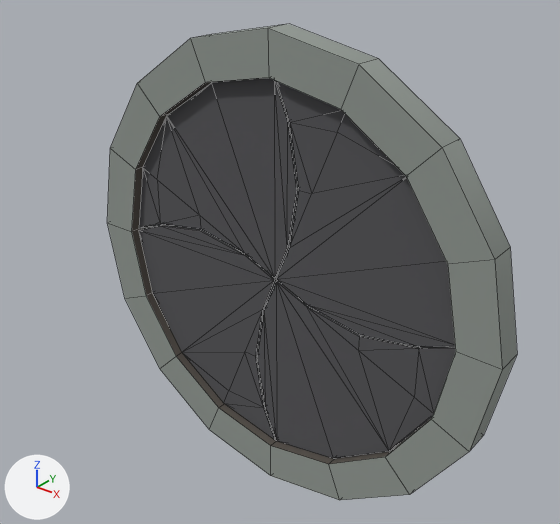
The FBX model Assets/2.5. Object Animations/RoundDoor/Round Door.fbx as it was, and as the next commit left it.
One viewpoint serves both versions: a 50 mm lens placed at (9.56, -11.88, 7.78), pointed at (-0.06, 0.15, 0.32). The axes (+X, +Y, +Z) are drawn at lower left. The lights are the same throughout. Mesh edges are drawn as thin lines. Where no turn or scale is listed for an object, it has been applied to the vertices.
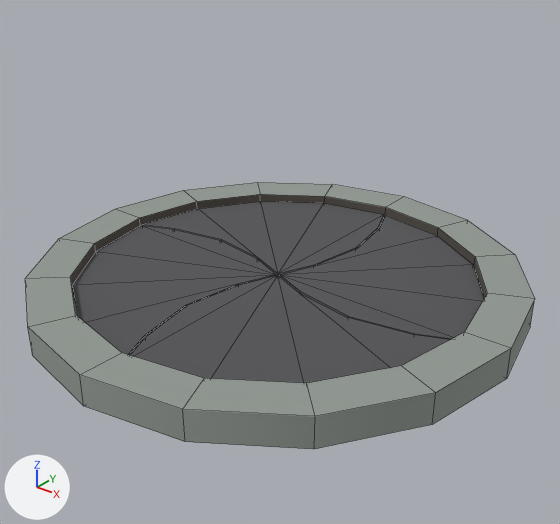
Boxes [x1, y1, x2, y2] around the edits, measured in the pictures (560 x 524 px):
'Cylinder.016', reshaped, moved, turned
    before: [107, 24, 517, 500]
    after: [25, 182, 534, 449]
'Cylinder.014', deleted
    before: [139, 78, 455, 459]
part 1 of me_cylinder_022, added
    after: [131, 275, 449, 383]
part 2 of me_cylinder_022, added
    after: [73, 226, 276, 355]
part 3 of me_cylinder_022, added
    after: [142, 201, 384, 277]
part 4 of me_cylinder_022, added
    after: [280, 215, 484, 340]

Edits to the bpy script that builds the scene:
```text
Change me_cylinder_022:
    used by ob_cylinder_016; location = (0.0, -13.49, 0.0); rotation_euler = (1.571, 0.0, 0.0), in degrees (90, 0, 0); scale = (0.798, 0.798, 0.798)
    remove me_cylinder_022.from_pydata(...)  # 64 vertices, 64 faces; spans x -6.74..6.74, y -6.74..6.74, z -17.35..-16.54
    add me_cylinder_022.from_pydata(...)  # 176 vertices, 152 faces; spans x -6.74..6.74, y -6.74..6.74, z -17.35..-16.54
    me_cylinder_022 part 1: a new loose piece of 28 vertices spanning x -0.7..5.52, y -5.53..-0.03, z -17.12..-16.8, in mat_material_002 (picture img_polygonapocalypse_texture_01_a_png)
    me_cylinder_022 part 2: a new loose piece of 28 vertices spanning x -5.53..-0.03, y -5.52..0.7, z -17.12..-16.8, in mat_material_002 (picture img_polygonapocalypse_texture_01_a_png)
    me_cylinder_022 part 3: a new loose piece of 28 vertices spanning x -5.52..0.7, y 0.03..5.53, z -17.12..-16.8, in mat_material_002 (picture img_polygonapocalypse_texture_01_a_png)
    me_cylinder_022 part 4: a new loose piece of 28 vertices spanning x 0.03..5.53, y -0.7..5.52, z -17.12..-16.8, in mat_material_002 (picture img_polygonapocalypse_texture_01_a_png)
Change ob_cylinder_016:
    ob_cylinder_016.rotation_euler: (1.571, 0.0, 0.0) -> (0.0, 0.0, 0.0)  # degrees (90, 0, 0) -> degrees (0, 0, 0)
    ob_cylinder_016.location: (0.0, -13.49, 0.0) -> (0.0, 0.0, 13.49)
Remove ob_cylinder_014:
    ob_cylinder_014 = bpy.data.objects.new('Cylinder.014', me_cylinder_023)
    ob_cylinder_014.location = (0.0, 0.04, 0.0)
```
